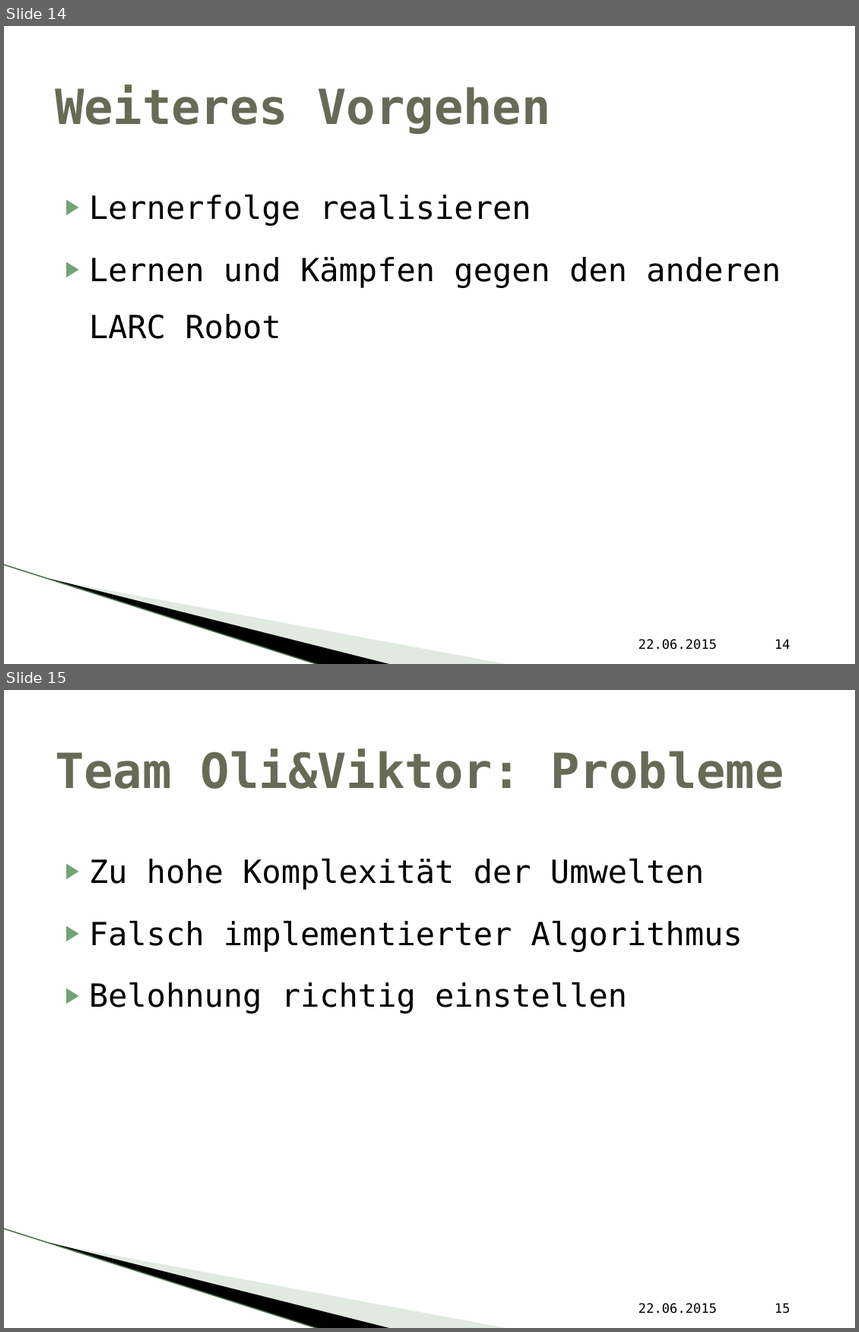
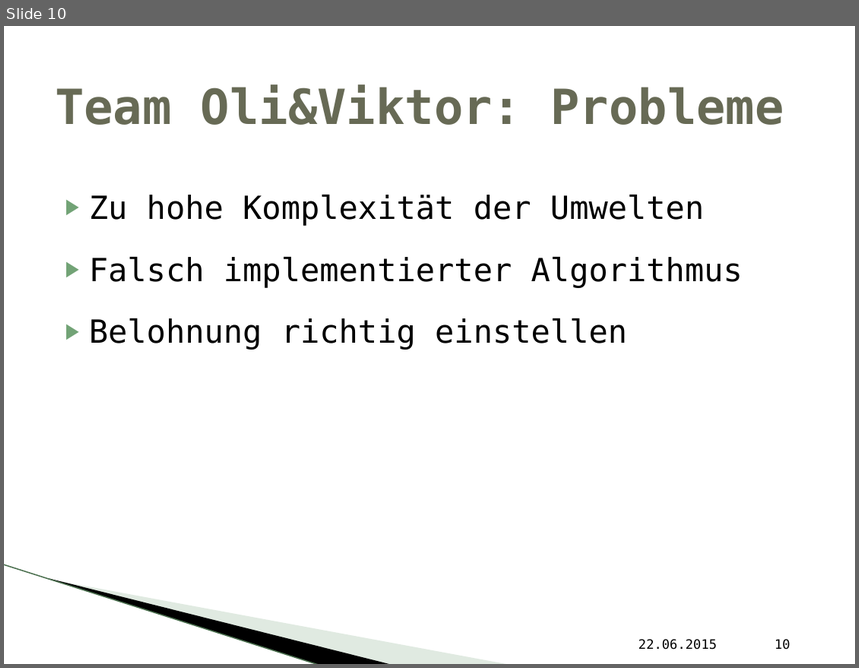
Before and after one commit to vikwin/HAW-LernendeAgenten_RC, a slide deck: Präsentation/LARC_Abschlusspräsentation.pptx. Shown one above the other, each under a label of ours: slides 14 and 15 before the commit, slide 10 after it. The pictures are 859x1332 and 859x668 pixels, drawn with LibreOffice and Linux fonts; fonts in the diff are those of the drawing; background and template pictures are left out. Boxes give left, top, right and bottom in pixels: in the first picture for what was removed or moved away, otherwise in the second. Text is boxed around its words. In the diff, an @@ line names an element or a change of style, - is before the commit and + after.

```diff
--- a/Präsentation/LARC_Abschlusspräsentation.pptx
+++ b/Präsentation/LARC_Abschlusspräsentation.pptx
@@ slide 14 removed at (x1=4, y1=26, x2=855, y2=664), background #FFFFFF; not listed: 3 template elements that a slide beside it also shows @@
@@ title removed at (x1=55, y1=85, x2=550, y2=134) @@
-Weiteres Vorgehen
@@ text removed at (x1=89, y1=195, x2=781, y2=339) @@
-▶ Lernerfolge realisieren
-▶ Lernen und Kämpfen gegen den anderen LARC Robot
@@ text removed at (x1=639, y1=639, x2=717, y2=650) @@
-22.06.2015
@@ page number removed at (x1=775, y1=639, x2=791, y2=649) @@
-14
@@ what was slide 15 is now slide 10 @@
@@ page number at (x1=775, y1=639, x2=791, y2=650): text changed @@
-15
+10
```
Also in this commit, not shown: 4 slides changed, 4 other slides removed.
